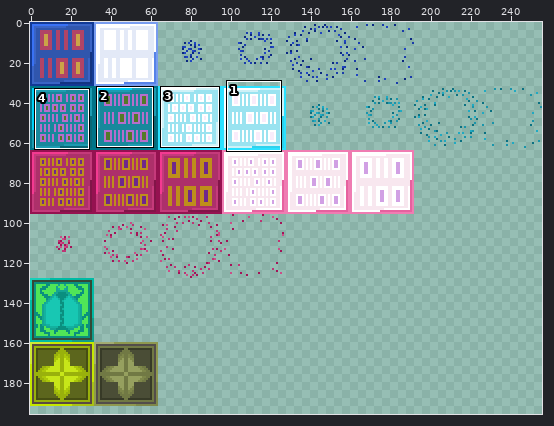
A sprite sheet gets an edit: Sprites/Enemies/barriers_sheet.png. Above, an overview of the earlier version with the close-up marked.
Close-up. Earlier state:
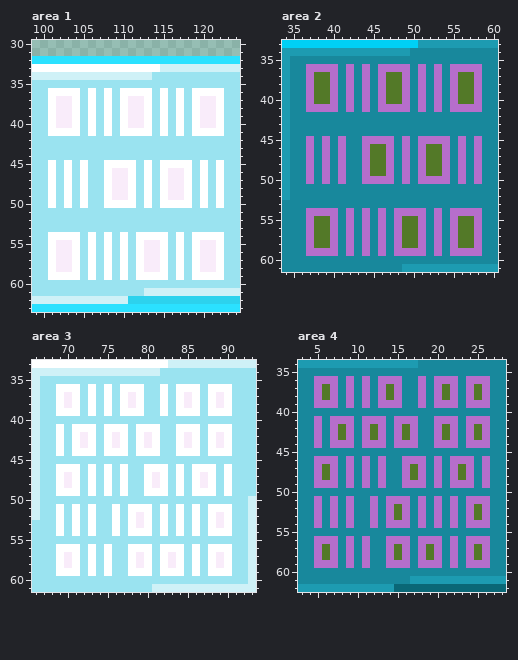
The file is 256x224 pixels. Colours within 5 levels of each other are drawn and written as one. Shown: area 1: x 99..124, y 30..63; area 2: x 34..60, y 33..61; area 3: x 66..93, y 33..61; area 4: x 3..28, y 34..62. The wide view leaves out empty margins.
After the commit:
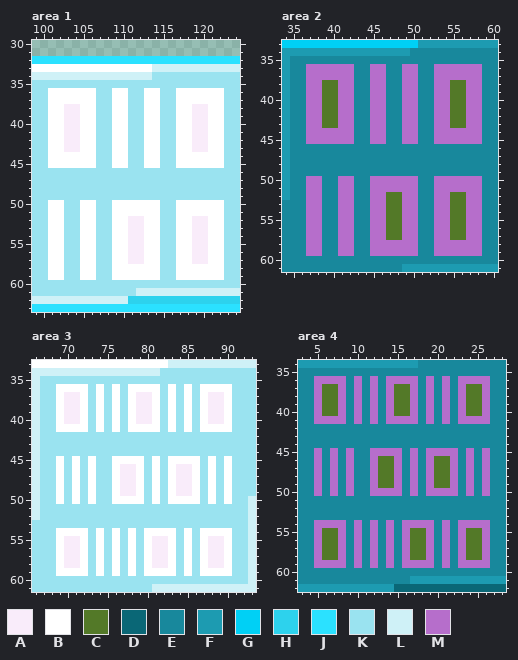
Palette (. is transparent): A #f9ecfa  B #ffffff  C #537928  D #0a6776  E #18889c  F #1d9bb1  G #00d0f5  H #2dd2ed  J #2be1ff  K #9ae3f0  L #cff1f7  M #b66ecb
The edit:
Changed rows in their new state; - is an unchanged pixel.
Area 1:
first column x 101:
33 -------------L--------
36 ----B--KB-KK-BK--B----
37 -BB-B--KB-KK-BK--B-BB-
38 -B-AB--KB-KK-BK--BA-B-
39 -B-AB--KB-KK-BK--BA-B-
40 -B-AB--KB-KK-BK--BA-B-
41 --AAB--KB-KK-BK--BAA--
42 BBAABB--BB--BB--BBAABB
43 BBAABB--BB--BB--BBAABB
44 BBBBBB--BB--BB--BBBBBB
45 -B-B-B-K--K--BKK--B-B-
46 K-K-K--KKKK-K-KKKK-K-K
47 K-K-K--KKKK-K-KKKK-K-K
48 K-K-K--KKKK-K-KKKK-K-K
49 K-K-K--KKKK-K-KKKK-K-K
50 -BK--B-K---B-BKK--B-B-
51 BB--BB--BBBBBB--BBBBBB
52 BB--BB--BBAABB--BBAABB
53 BB--BB--BBAABB--BBAABB
54 --KKB--KB-AA--K--BAA--
55 -BKKB--KB-AABBK--BA-B-
56 -BKKB--KB-AABBK--BA-B-
57 -BKKB--KB-AABBK--BA-B-
58 -BKKB--KB-B-BBK--B-BB-
59 --KKB--KB-B---K--B----
61 -----------L----------
Area 2:
first column x 37:
36 ----M--EM-EE-ME--M----
37 -MM-M--EM-EE-ME--M-MM-
38 -M-CM--EM-EE-ME--MC-M-
39 -M-CM--EM-EE-ME--MC-M-
40 -M-CM--EM-EE-ME--MC-M-
41 --CCM--EM-EE-ME--MCC--
42 MMCCMM--MM--MM--MMCCMM
43 MMCCMM--MM--MM--MMCCMM
44 MMMMMM--MM--MM--MMMMMM
45 -M-M-M-E--E--MEE--M-M-
46 E-E-E--EEEE-E-EEEE-E-E
47 E-E-E--EEEE-E-EEEE-E-E
48 E-E-E--EEEE-E-EEEE-E-E
49 E-E-E--EEEE-E-EEEE-E-E
50 -ME--M-E---M-MEE--M-M-
51 MM--MM--MMMMMM--MMMMMM
52 MM--MM--MMCCMM--MMCCMM
53 MM--MM--MMCCMM--MMCCMM
54 --EEM--EM-CC--E--MCC--
55 -MEEM--EM-CCMME--MC-M-
56 -MEEM--EM-CCMME--MC-M-
57 -MEEM--EM-CCMME--MC-M-
58 -MEEM--EM-M-MME--M-MM-
59 --EEM--EM-M---E--M----
Area 3:
first column x 69:
36 ---BKBKBK--BBKBK-KB---
37 --ABKBKBKBAABKBKBKBA--
38 --ABKBKBKBAABKBKBKBA--
39 -AABKBKBK-AABKBK-KBAA-
40 BAAB-B-B-BAAB-B-B-BAAB
41 -B--KBK-KB----BK-KB---
42 K-KKK-KKK-KKK--KKK-KKK
43 K-KKK-KKK-KKK--KKK-KKK
44 K-KKK-KKK-KKK--KKK-KKK
45 B-B-B--BBBB-B-BBBB-B-B
46 -K----KBAABK-KBAA-K---
47 -K----KBAABKBKBAA-K---
48 -K----KBAABKBKBAA-K---
49 -K----KBAABK-KBAA-K---
50 B-B-B--BBBB-B-BBBB-B-B
51 K-K-K--K-KKK-K-K-K-KKK
52 K-K-K--K-KKK-K-K-K-KKK
53 K-K-K--K-KKK-K-K-K-KKK
54 -B-BKB----K-B-BKBKB---
55 BAAB-B-B-B-BAAB-B-BAAB
56 -AABKBKB--K-AA-KBKBAA-
57 --ABKBKB--K-AABKBKBA--
58 --ABKBKB--K-AABKBKBA--
59 ---BKBKB--K-B--KBKB---
Area 4:
first column x 5:
36 ---MEMEME--MMEME-EM---
37 --CMEMEMEMCCMEMEMEMC--
38 --CMEMEMEMCCMEMEMEMC--
39 -CCMEMEME-CCMEME-EMCC-
40 MCCM-M-M-MCCM-M-M-MCCM
41 -M--EME-EM----ME-EM---
42 E-EEE-EEE-EEE--EEE-EEE
43 E-EEE-EEE-EEE--EEE-EEE
44 E-EEE-EEE-EEE--EEE-EEE
45 M-M-M--MMMM-M-MMMM-M-M
46 -E----EMCCME-EMCC-E---
47 -E----EMCCMEMEMCC-E---
48 -E----EMCCMEMEMCC-E---
49 -E----EMCCME-EMCC-E---
50 M-M-M--MMMM-M-MMMM-M-M
51 E-E-E--E-EEE-E-E-E-EEE
52 E-E-E--E-EEE-E-E-E-EEE
53 E-E-E--E-EEE-E-E-E-EEE
54 -M-MEM----E-M-MEMEM---
55 MCCM-M-M-M-MCCM-M-MCCM
56 -CCMEMEM--E-CC-EMEMCC-
57 --CMEMEM--E-CCMEMEMC--
58 --CMEMEM--E-CCMEMEMC--
59 ---MEMEM--E-M--EMEM---
Changed places in both close-ups, as pixel boxes (x1, y1, x2, y2):
changed: (48, 64, 224, 296)
changed: (306, 64, 482, 256)
changed: (56, 384, 232, 576)
changed: (314, 376, 490, 568)
